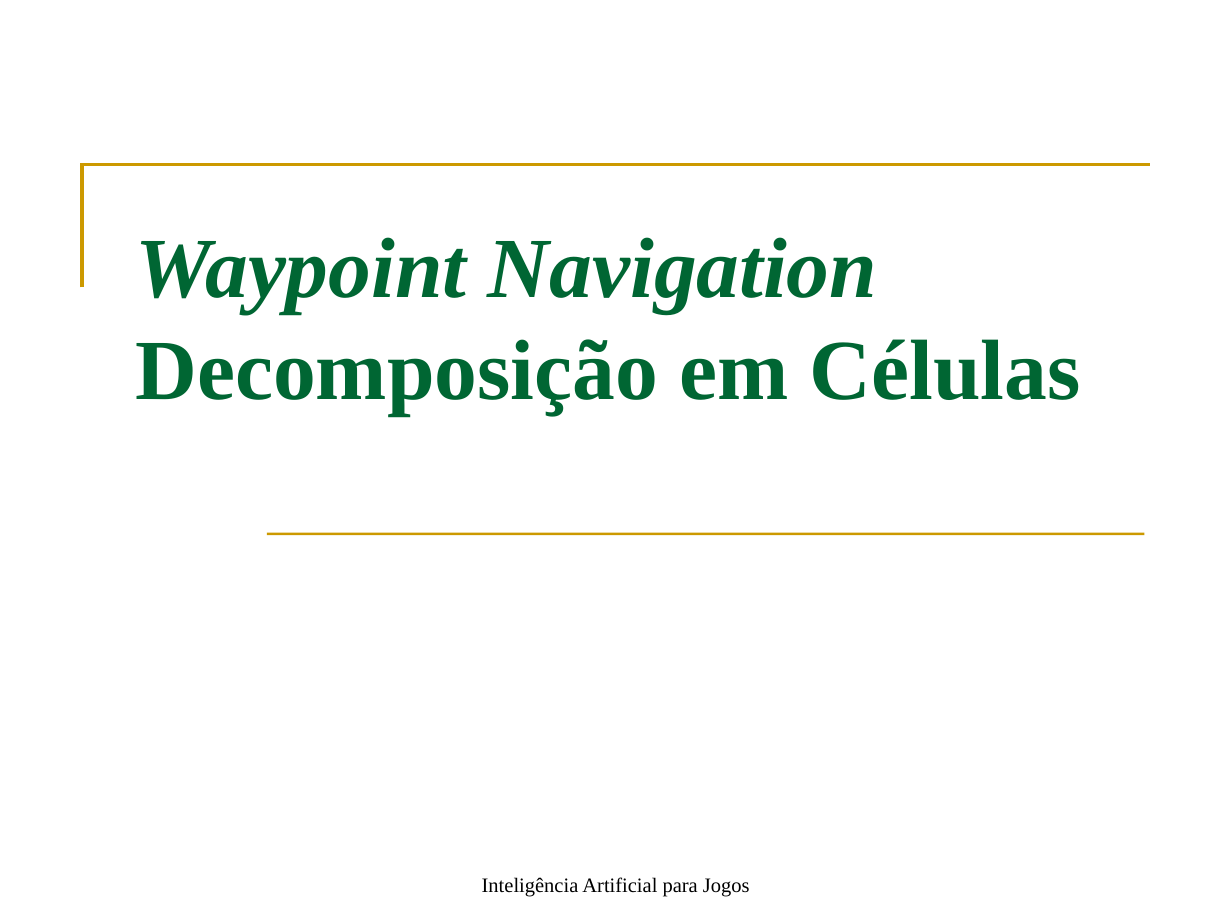
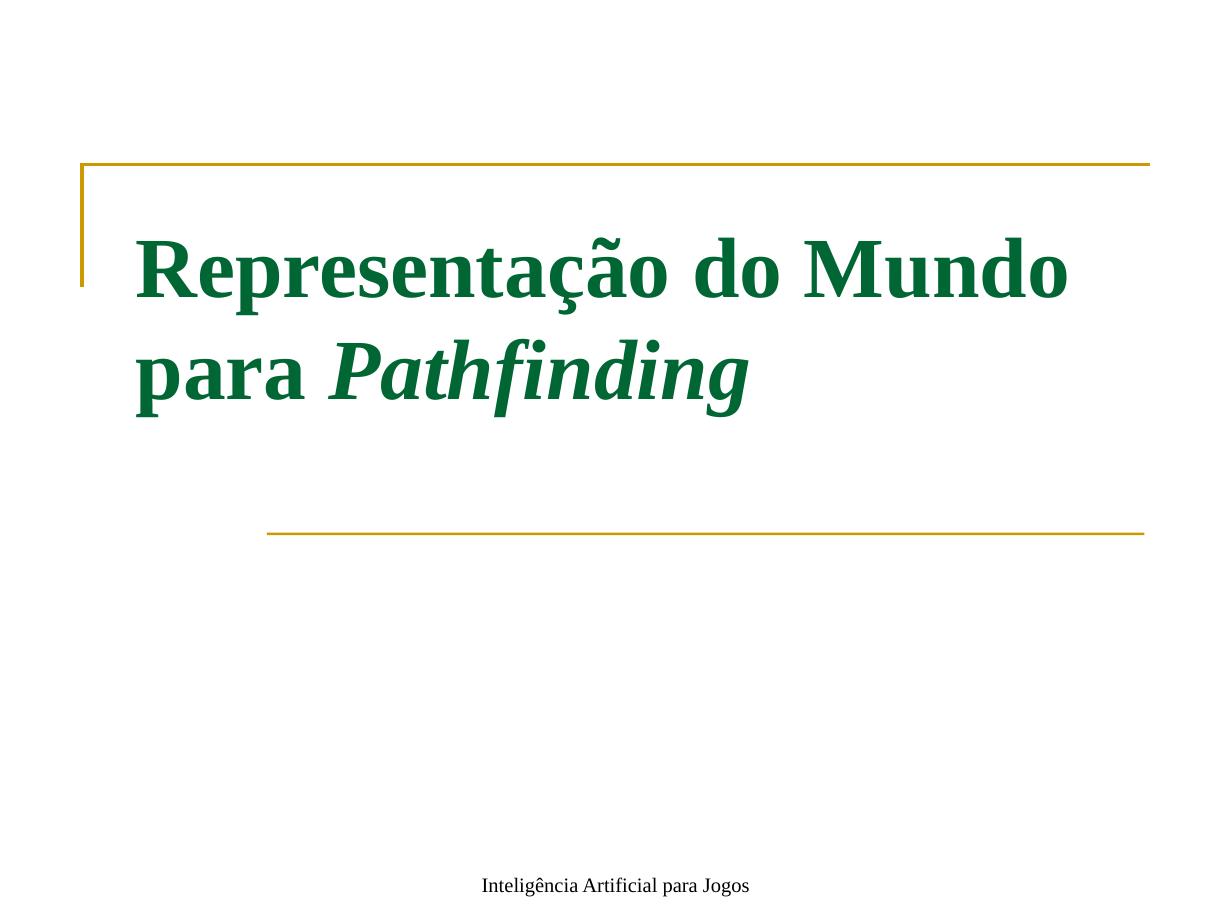
Before and after one commit to fegemo/cefet-games, a slide deck: slide 48 of attachments/IA 03 - Movimentação Simples.pptx (slide 73 before the commit). Drawn at 1232x924 pixels with LibreOffice and Linux fonts; fonts in the diff are those of the drawing. Boxes give left, top, right and bottom in pixels: in the first picture for what was removed or moved away, otherwise in the second. Text is boxed around its words. In the diff, an @@ line names an element or a change of style, - is before the commit and + after.

```diff
--- a/attachments/IA 03 - Movimentação Simples.pptx
+++ b/attachments/IA 03 - Movimentação Simples.pptx
@@ title at bbox=[136, 237, 1070, 415]: text changed @@
-Waypoint Navigation
-Decomposição em Células
+Representação do Mundo para Pathfinding
```
Also in this commit, not shown: 7 other slides changed, 4 slides added, 37 slides removed, 1 other file.
